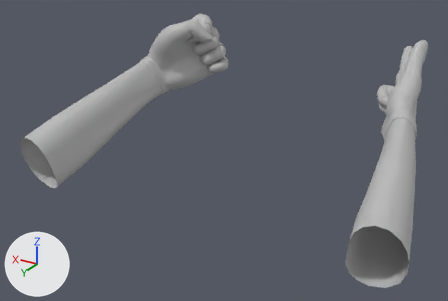
The FBX model Art Share/TeensySummer/images/PLAYER/ANIM_playerLeft_AFK2.fbx, before and after one commit.
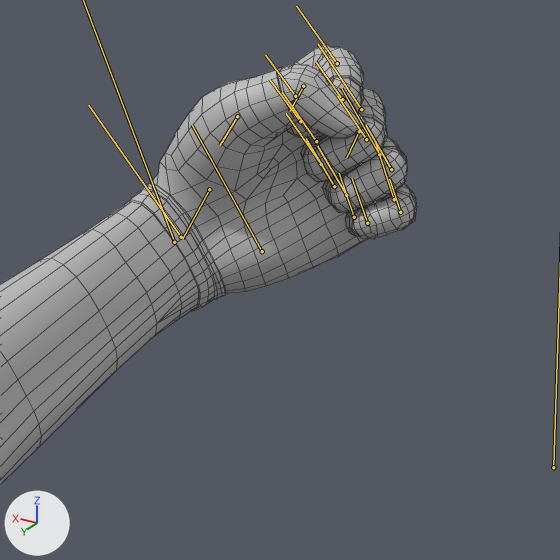
Old and new are each drawn whole from a 50 mm camera at (-0.37, 0.748, 0.346) aimed at (0.035, 0.074, 0.009) and again close up on the part from 22% to 61% of the width and 0% to 57% of the height. Arrows for +X, +Y and +Z are at lower left; the lights stay in place. Both versions are drawn at frame 698 of the action 'Take 001'; the numbers are the values there. The bones that bend it are drawn over the model as lines in the close-ups. The close-ups show mesh edges as thin lines.

Names of what the first close-up shows: 'MESH_player'.
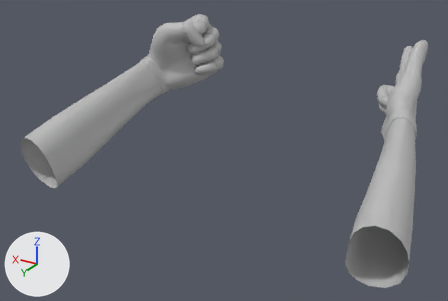
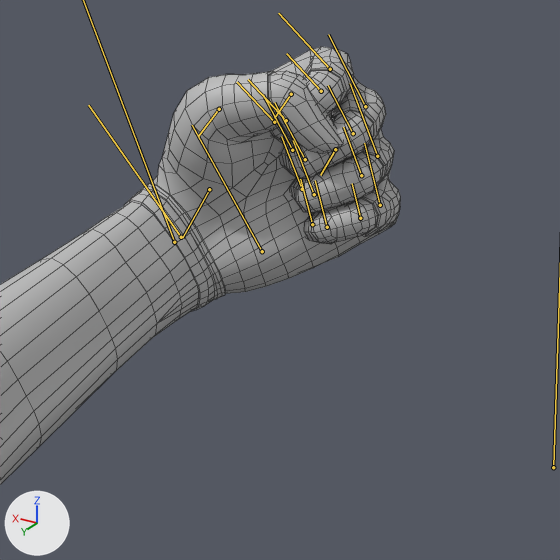
Pixel boxes (x1, y1, x2, y2) of what changed, in the close-ups (560 x 560 px):
'MESH_player', posed: before (0, 44, 417, 484); after (0, 47, 401, 484)
bone 'l_fingerThumb0_skin', root to tip: before (209, 189) to (182, 239); after (209, 189) to (182, 238)
bone 'l_fingerThumb1_skin', root to tip: before (237, 116) to (220, 145); after (219, 109) to (198, 136)
bone 'l_fingerIndex0_skin', root to tip: before (337, 63) to (296, 6); after (330, 69) to (278, 13)
bone 'l_fingerIndex2_skin', root to tip: before (300, 121) to (270, 80); after (286, 120) to (248, 79)
bone 'l_fingerMiddle0_skin', root to tip: before (361, 109) to (318, 44); after (365, 106) to (328, 34)
bone 'l_fingerMiddle1_skin', root to tip: before (366, 139) to (337, 96); after (353, 133) to (328, 85)
bone 'l_fingerRing0_skin', root to tip: before (379, 154) to (341, 88); after (377, 156) to (350, 83)
bone 'l_fingerRing1_skin', root to tip: before (391, 169) to (366, 125); after (361, 175) to (343, 127)
bone 'l_fingerPinky0_skin', root to tip: before (394, 199) to (374, 139); after (380, 205) to (364, 143)
bone 'l_fingerPinky1_skin', root to tip: before (400, 212) to (389, 179); after (360, 218) to (352, 183)

The edits, one by one:
Bone 'l_fingerThumb0_skin' (bone_l_fingerthumb0_skin) turns from (-6, -5, 14) to (-6, 7, 12) degrees about its own x, y and z.
Bone 'l_fingerThumb1_skin' (bone_l_fingerthumb1_skin) turns from (5, -29, -17) to (7, -53, -20) degrees about its own x, y and z.
Bone 'l_fingerIndex0_skin' (bone_l_fingerindex0_skin) moves from (0.0, 0.0, 0.0) to (-0.4, 0.0, 0.0).
Bone 'l_fingerIndex0_skin' (bone_l_fingerindex0_skin) turns from (0, -105, 0) to (50, -113, -41) degrees about its own x, y and z.
Bone 'l_fingerIndex2_skin' (bone_l_fingerindex2_skin) turns from (0, -77, 0) to (0, -52, 0) degrees about its own x, y and z.
Bone 'l_fingerMiddle0_skin' (bone_l_fingermiddle0_skin) moves from (0.0, 0.0, 0.0) to (0.23, 0.0, 0.0).
Bone 'l_fingerMiddle0_skin' (bone_l_fingermiddle0_skin) turns from (0, -103, 0) to (15, -114, -20) degrees about its own x, y and z.
Bone 'l_fingerMiddle1_skin' (bone_l_fingermiddle1_skin) turns from (0, -98, 0) to (0, -71, 0) degrees about its own x, y and z.
Bone 'l_fingerRing0_skin' (bone_l_fingerring0_skin) moves from (0.0, 0.0, 0.0) to (-0.13, 0.0, 0.0).
Bone 'l_fingerRing0_skin' (bone_l_fingerring0_skin) turns from (0, -94, 0) to (8, -114, -17) degrees about its own x, y and z.
Bone 'l_fingerRing1_skin' (bone_l_fingerring1_skin) turns from (0, -97, 0) to (0, -71, 0) degrees about its own x, y and z.
Bone 'l_fingerPinky0_skin' (bone_l_fingerpinky0_skin) moves from (0.0, 0.0, 0.0) to (-0.73, 0.0, 0.0).
Bone 'l_fingerPinky0_skin' (bone_l_fingerpinky0_skin) turns from (0, -102, 0) to (7, -124, -11) degrees about its own x, y and z.
Bone 'l_fingerPinky1_skin' (bone_l_fingerpinky1_skin) turns from (0, -87, 0) to (0, -56, 0) degrees about its own x, y and z.
